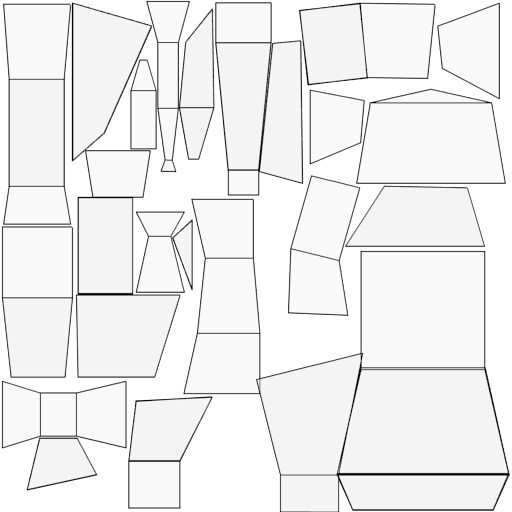
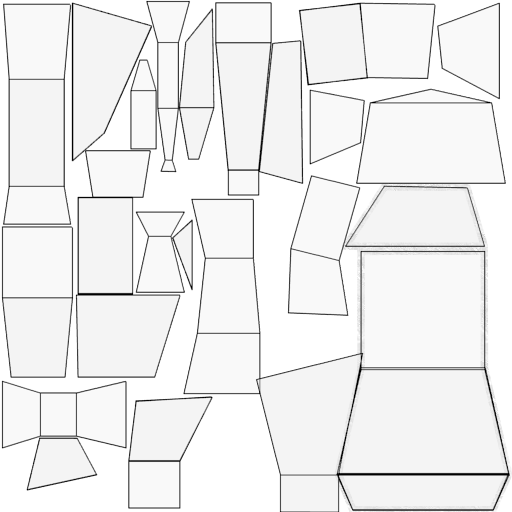
Two versions of the same layered image (512 × 512). Layer-by-layer changes:
added layer "perimetro" over [334, 183, 512, 512]
